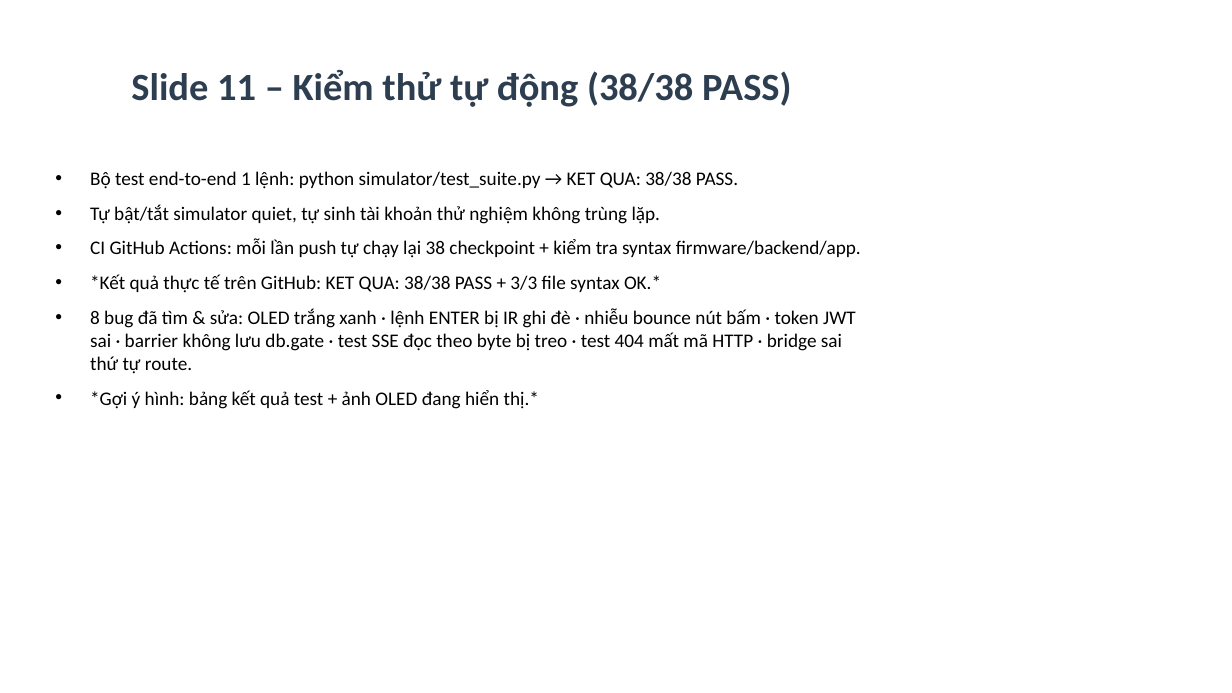
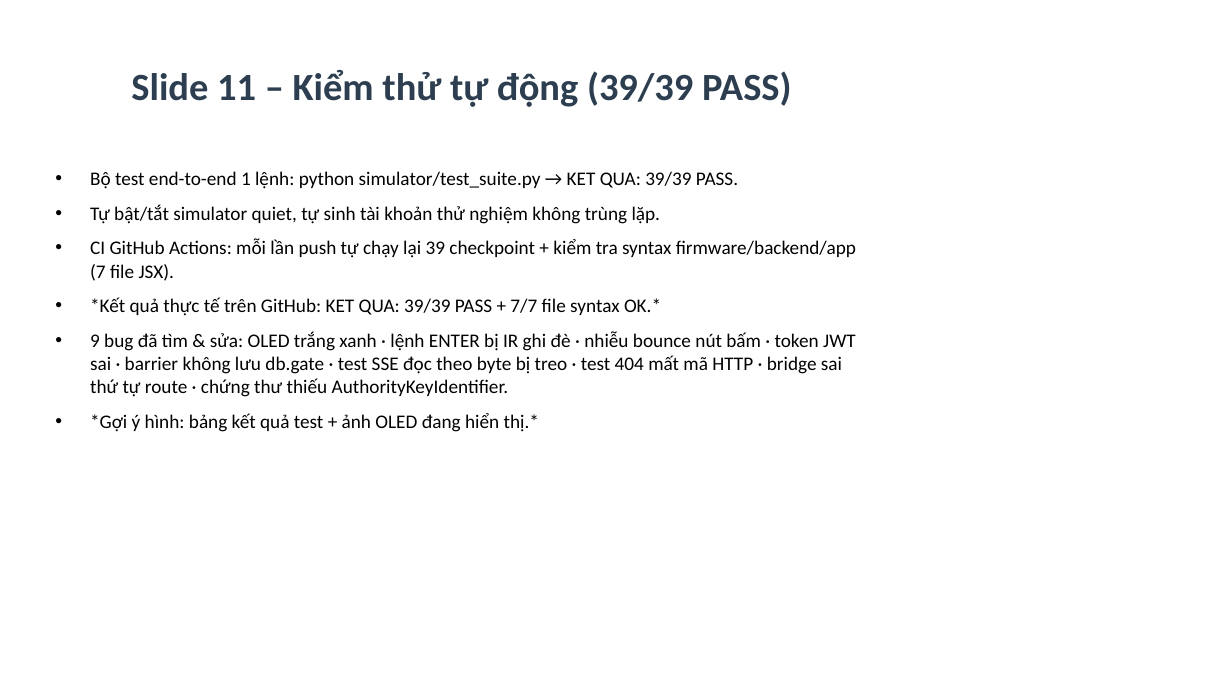
Before and after one commit to Phong220205/smart-parking-ltdd2, a slide deck: slide 14 of docs/Slide_ThuyetTrinh.pptx (slide 13 before the commit). Drawn at 1232x693 pixels with LibreOffice and Linux fonts; fonts in the diff are those of the drawing. Boxes give left, top, right and bottom in pixels: in the first picture for what was removed or moved away, otherwise in the second. Text is boxed around its words. In the diff, an @@ line names an element or a change of style, - is before the commit and + after.

```diff
--- a/docs/Slide_ThuyetTrinh.pptx
+++ b/docs/Slide_ThuyetTrinh.pptx
@@ title at bbox=[131, 70, 791, 107]: text changed @@
-Slide 11 – Kiểm thử tự động (38/38 PASS)
+Slide 11 – Kiểm thử tự động (39/39 PASS)
@@ text at bbox=[90, 171, 738, 189]: text changed @@
-• Bộ test end-to-end 1 lệnh: python simulator/test_suite.py → KET QUA: 38/38 PASS.
+• Bộ test end-to-end 1 lệnh: python simulator/test_suite.py → KET QUA: 39/39 PASS.
@@ text at bbox=[90, 239, 856, 397]: text changed @@
-• CI GitHub Actions: mỗi lần push tự chạy lại 38 checkpoint + kiểm tra syntax firmware/backend/app.
-• *Kết quả thực tế trên GitHub: KET QUA: 38/38 PASS + 3/3 file syntax OK.*
-• 8 bug đã tìm & sửa: OLED trắng xanh · lệnh ENTER bị IR ghi đè · nhiễu bounce nút bấm · token JWT sai · barrier không lưu db.gate · test SSE đọc theo byte bị treo · test 404 mất mã HTTP · bridge sai thứ tự route.
+• CI GitHub Actions: mỗi lần push tự chạy lại 39 checkpoint + kiểm tra syntax firmware/backend/app (7 file JSX).
+• *Kết quả thực tế trên GitHub: KET QUA: 39/39 PASS + 7/7 file syntax OK.*
+• 9 bug đã tìm & sửa: OLED trắng xanh · lệnh ENTER bị IR ghi đè · nhiễu bounce nút bấm · token JWT sai · barrier không lưu db.gate · test SSE đọc theo byte bị treo · test 404 mất mã HTTP · bridge sai thứ tự route · chứng thư thiếu AuthorityKeyIdentifier.
```
Also in this commit, not shown: 2 other slides changed, 1 slide added, 31 other files.
